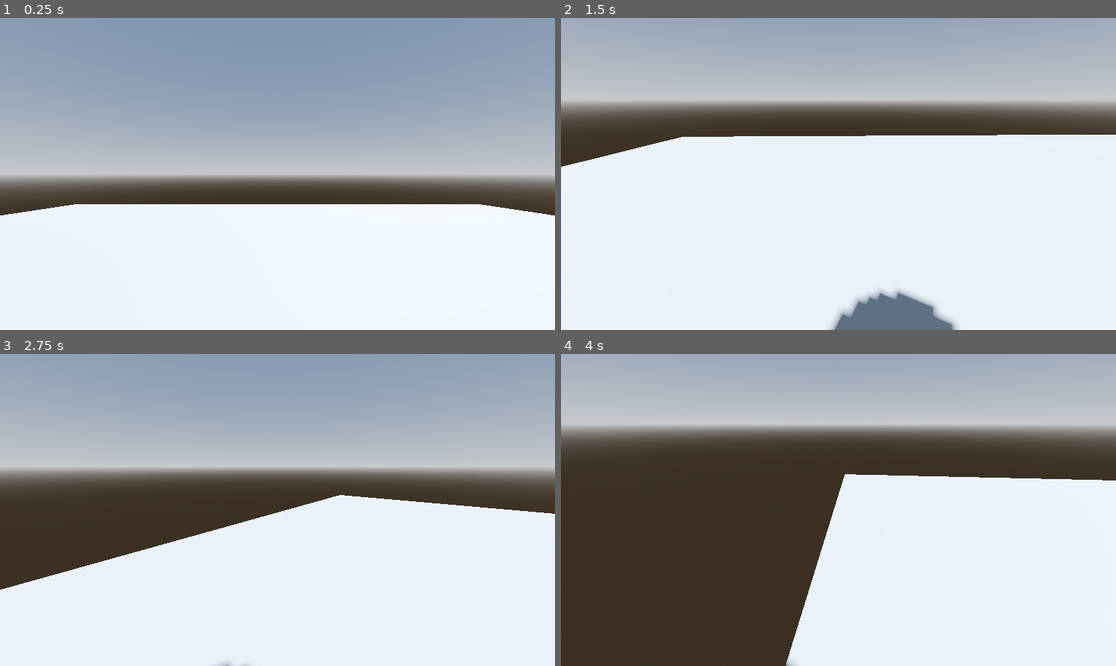
Above: before the commit, frames 1-4 (two rows, left to right).
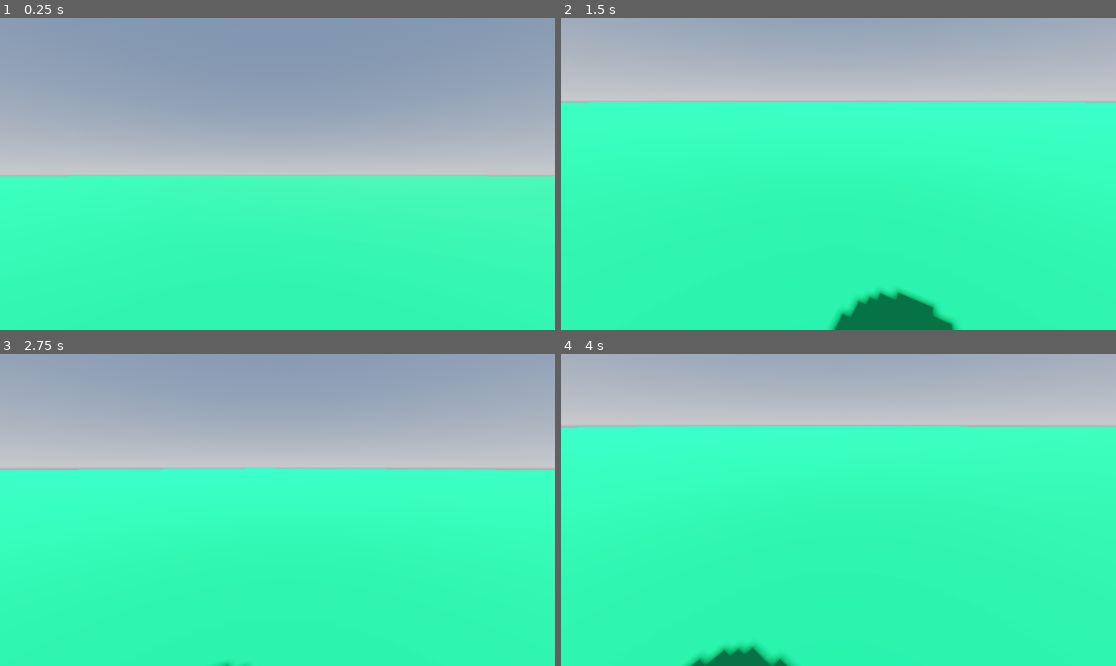
Above: after the commit, the same moments.

Repository: qdanq/Battle-duo
Game: Godot game, scene res://node_3d.tscn
Two runs of this game, one before a commit and one after it. Both use one fixed random seed, a clock stepped at 60 frames per second and the inputs below.
Inputs (mouse positions are in pixels of both pictures, inside the frame that each line leads up to):
- Up to frame 1 (0.25 s): no input
- Up to frame 2 (1.5 s): tap Enter (ui_accept) at 0.5, 0.77 s; move the mouse to (960, 158) at 0.52 s; hold D (Right) 0.53-1.28 s; click (960, 158) at 0.67 s; move the mouse to (810, 174) at 1.27 s; hold W (Up) from 1.28 s (still down)
- Up to frame 3 (2.75 s): keep holding W (Up); tap Enter (ui_accept) at 1.52 s; move the mouse to (288, 503) at 2.02 s
- Up to frame 4 (4 s): keep holding W (Up); move the mouse to (832, 516) at 2.77 s; tap Enter (ui_accept) at 3.02, 3.77 s; move the mouse to (877, 513) at 3.52 s

The runs differ from the first frame. In frame 1, 49% of the frame differs, in the area x 0-100%, y 50-100%; in frame 2, 73%; in frame 3, 63%; in frame 4, 77%, in the area x 0-100%, y 23-100%.

Commit message:
Create future map frame.

Diff:
--- a/CharacterBody3D.gd
+++ b/CharacterBody3D.gd
@@ -18,7 +18,7 @@
 		if event is InputEventMouseMotion:
 			neck.rotate_y(-event.relative.x * 0.01)
 			camera.rotate_x(-event.relative.y * 0.01)
-			camera.rotation.x = clamp(camera.rotation.x, deg_to_rad(-30), deg_to_rad(60))
+			camera.rotation.x = clamp(camera.rotation.x, deg_to_rad(-40), deg_to_rad(60))
 
 func _physics_process(delta):
 	# Add the gravity.
--- a/node_3d.tscn
+++ b/node_3d.tscn
@@ -18,6 +18,9 @@
 [sub_resource type="PlaneMesh" id="PlaneMesh_5o51y"]
 size = Vector2(20, 20)
 
+[sub_resource type="StandardMaterial3D" id="StandardMaterial3D_p68qw"]
+albedo_color = Color(0, 0.584314, 0.317647, 1)
+
 [sub_resource type="ConcavePolygonShape3D" id="ConcavePolygonShape3D_ldb7j"]
 data = PackedVector3Array(10, 0, 10, -10, 0, 10, 10, 0, -10, -10, 0, 10, -10, 0, -10, 10, 0, -10)
 
@@ -36,7 +39,9 @@
 shadow_enabled = true
 
 [node name="MeshInstance3D" type="MeshInstance3D" parent="."]
+transform = Transform3D(15, 0, 0, 0, 15, 0, 0, 0, 15, 0, 0, 0)
 mesh = SubResource("PlaneMesh_5o51y")
+surface_material_override/0 = SubResource("StandardMaterial3D_p68qw")
 
 [node name="StaticBody3D" type="StaticBody3D" parent="MeshInstance3D"]
 
Not shown: 1 places in node_3d.tscn that only renumber resources
